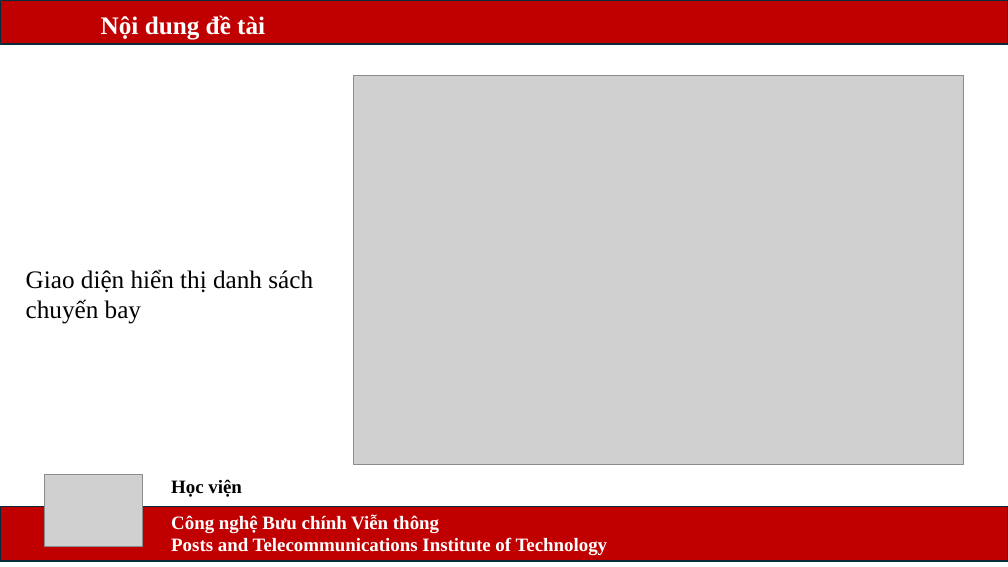
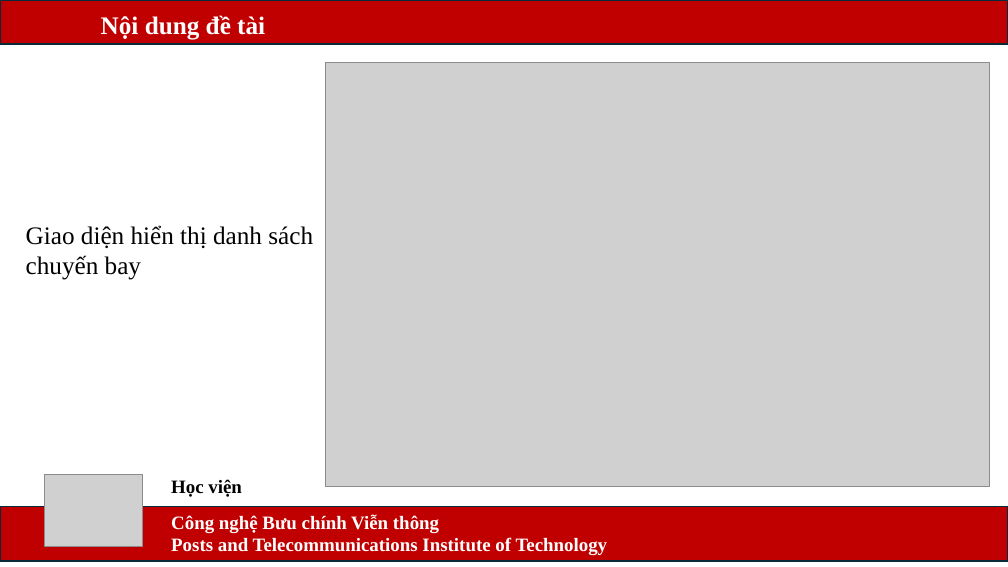
Before and after one commit to TrgMSon/Flight-Booking-App, a slide deck: slide 10 of Báo cáo/Báo cáo BTL lớp 07 nhóm CAST.pptx. Drawn at 1008x567 pixels with LibreOffice and Linux fonts; fonts in the diff are those of the drawing; grey boxes stand for pictures. Boxes give left, top, right and bottom in pixels: in the first picture for what was removed or moved away, otherwise in the second. Text is boxed around its words. In the diff, an @@ line names an element or a change of style, - is before the commit and + after.

```diff
--- a/Báo cáo/Báo cáo BTL lớp 07 nhóm CAST.pptx
+++ b/Báo cáo/Báo cáo BTL lớp 07 nhóm CAST.pptx
@@ picture: place and size @@
-picture at (354, 76, 964, 464)
+picture at (325, 63, 990, 486)
@@ text "Giao diện hiển thị danh ...": place and size @@
-text "Giao diện hiển thị danh ..." at (26, 269, 313, 324)
+text "Giao diện hiển thị danh ..." at (26, 225, 313, 280)
```
Also in this commit, not shown: 1 other slide changed, 7 other files.
